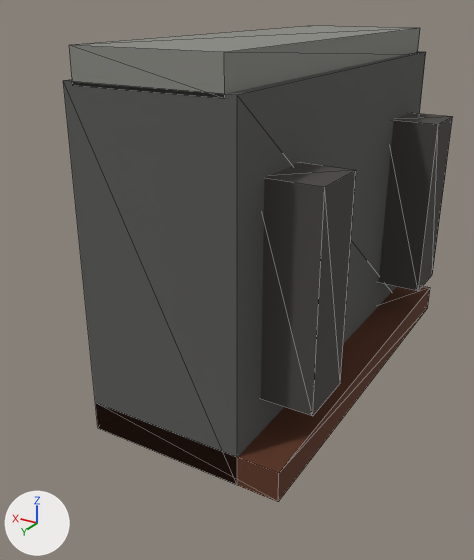
One commit to the glTF model public/models/bumper_front.glb: the scene before it, then after it.
Before and after are seen from a camera (50 mm lens) standing at (0.131, 0.611, -0.56) and looking at (0.454, 0.072, -0.83). Every picture has the same lights, and +X, +Y and +Z are marked at lower left. The older version comes first. Mesh edges are drawn as thin lines. Vertices at exactly the same position are counted once.

The first picture shows 'bumper_front'.
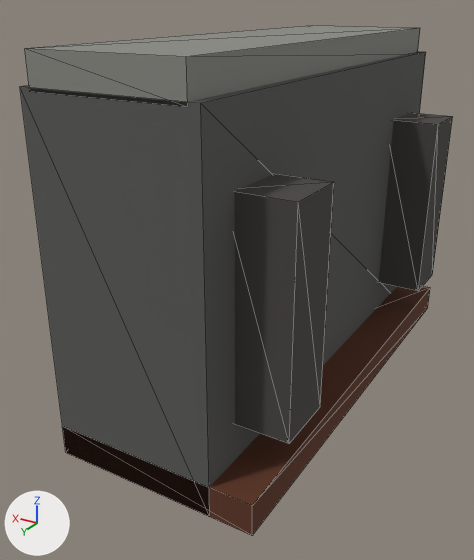
The newer file is also turned or shifted as a whole; pictures and numbers use the older file's frame.

Location of each change, [x1, y1, x2, y2] in pixels of the pictures (474 x 560 px; the box of a moved part takes in the faces that stretch with it):
```json
{"object": "bumper_front", "change": "reshaped", "before": [63, 26, 453, 502], "after": [20, 26, 453, 536], "on screen": "11% wider, 7% taller"}
{"part": 1, "of": "me_cube", "change": "moved or reshaped", "before": [261, 163, 356, 416], "after": [234, 174, 334, 444]}
{"part": 2, "of": "me_cube", "change": "moved or reshaped", "before": [63, 27, 413, 502], "after": [20, 27, 413, 536]}
```

The change, as JSON lines over the scene's bpy script:
```json
{"block": "me_cube", "where": "# used by ob_bumper_front; location = (0.0, 0.0, 0.0)"}
{"op": "remove", "block": "me_cube", "code": "me_cube.from_pydata(...)  # 40 vertices, 60 faces; spans x 0.315..0.525, y -0.22..0.22, z -0.95..-0.593"}
{"op": "add", "block": "me_cube", "code": "me_cube.from_pydata(...)  # 40 vertices, 60 faces; spans x 0.315..0.525, y -0.22..0.264, z -0.95..-0.593"}
{"block": "me_cube", "change": "me_cube part 1: the loose piece of 8 vertices spanning x 0.315..0.375, y 0.12..0.18, z -0.884..-0.686 is moved by (0.0, 0.044, 0.0)"}
{"block": "me_cube", "change": "me_cube part 2: all 12 vertices in x 0.325..0.525, y 0.22, z -0.95..-0.593 are moved by (0.0, 0.044, 0.0)"}
```
